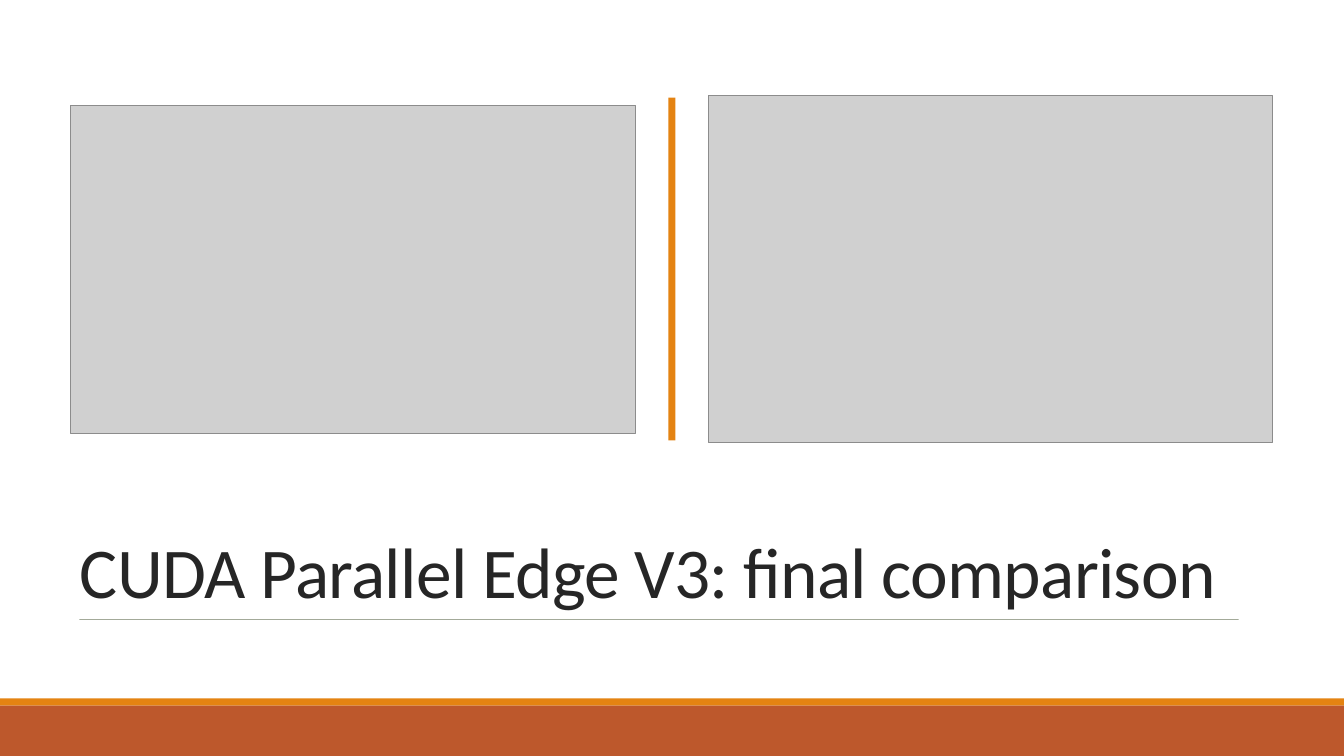
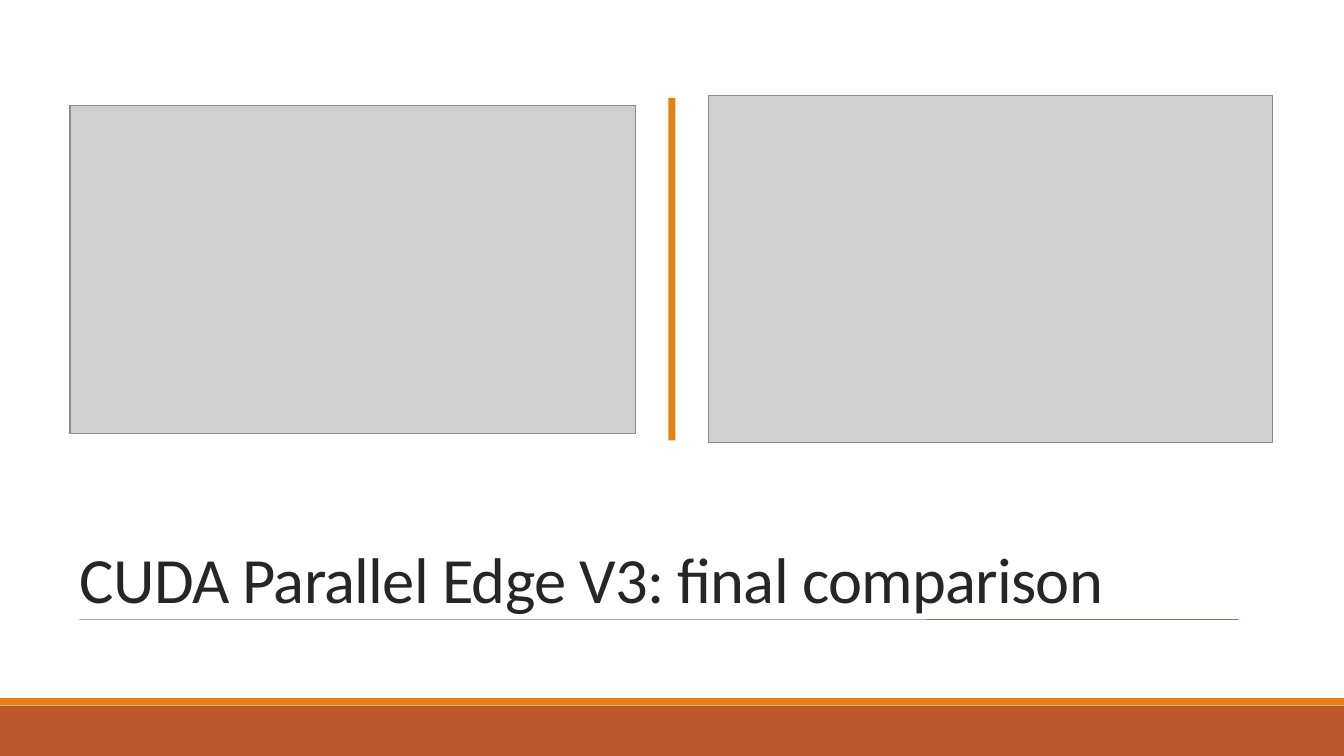
Before and after one commit to RiccardoRevalor/ParallelTriangleCounting, a slide deck: slide 21 of presentation.pptx. Drawn at 1344x756 pixels with LibreOffice and Linux fonts; fonts in the diff are those of the drawing; grey boxes stand for pictures. Boxes give left, top, right and bottom in pixels: in the first picture for what was removed or moved away, otherwise in the second. Text is boxed around its words. In the diff, an @@ line names an element or a change of style, - is before the commit and + after.

```diff
--- a/presentation.pptx
+++ b/presentation.pptx
@@ title "CUDA Parallel Edge V3: final ..." at <box>80,558,1103,614</box>: size 51 to 46.1 pt; line spacing 0.85 to 0.65 @@
```
Also in this commit, not shown: 9 other slides changed, 1 other file.
